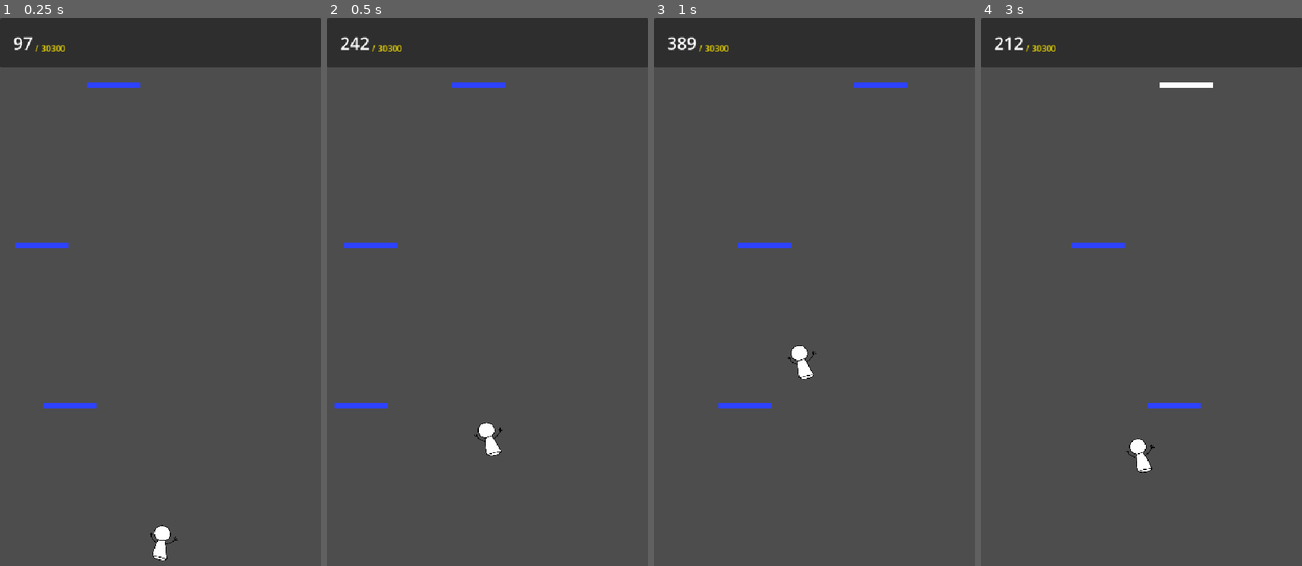
Above: before the commit, frames 1-4 (left to right).
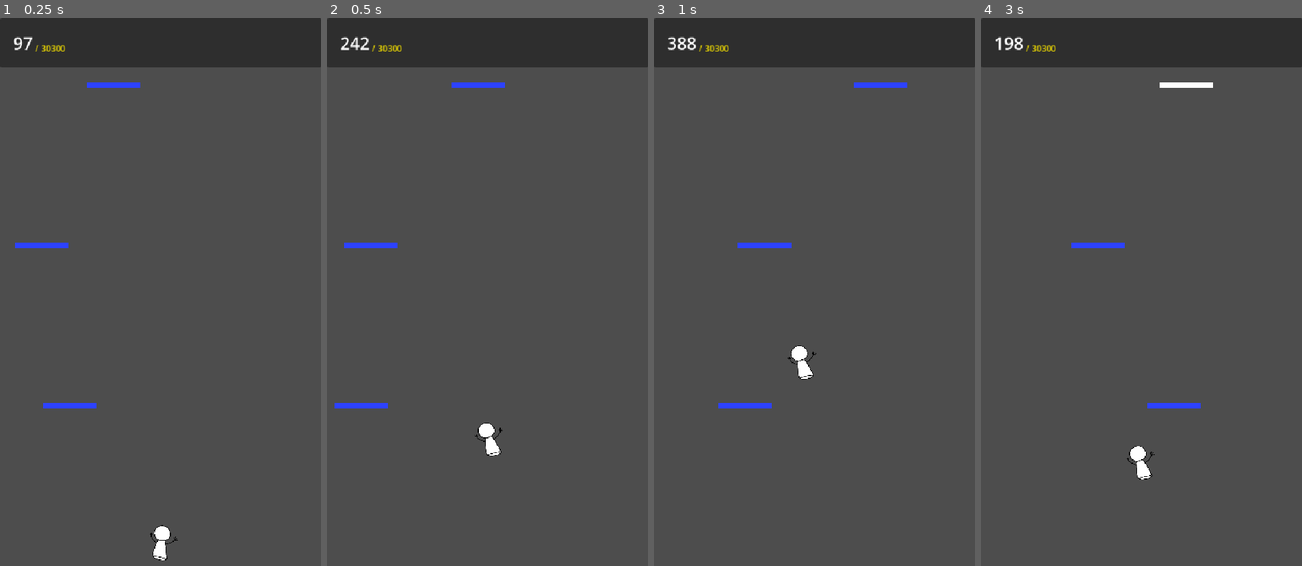
Above: after the commit, the same moments.

Repository: imLymei/mothers-day-game
Game: Godot game, scene res://Scenes/World/World.tscn
Same seed, same stepped clock (60 frames per second), same inputs: the game is played once before the commit and once after it.
Inputs (mouse positions are in pixels of both pictures, inside the frame that each line leads up to):
- Up to frame 1 (0.25 s): no input
- Up to frame 2 (0.5 s): no input
- Up to frame 3 (1 s): move the mouse to (798, 401) at 0.52 s; click (798, 401) at 0.67 s
- Up to frame 4 (3 s): drag from (1237, 374) to (1125, 401) at 1.27 s; move the mouse to (1045, 209) at 2.02 s; click (1045, 209) at 2.17 s; click "Tentar Novamente" at 2.75 s

Frame 1 is identical in both runs. In frame 2, less than 0.1% of the frame differs, in the area x 45-55%, y 73-80%; in frame 3, less than 0.1%; in frame 4, 0.4%, in the area x 4-55%, y 3-85%.

Commit message:
chore: change player collision to circle

Diff:
--- a/Scenes/Player/Player.tscn
+++ b/Scenes/Player/Player.tscn
@@ -3,8 +3,8 @@
 [ext_resource type="Script" uid="uid://cvwxjgj7fcm2i" path="res://Scenes/Player/Player.gd" id="1_ft8w5"]
 [ext_resource type="Texture2D" uid="uid://bqhsyhl53a727" path="res://Resources/MotherExample.png" id="2_ft8w5"]
 
-[sub_resource type="RectangleShape2D" id="RectangleShape2D_s0eop"]
-size = Vector2(75, 75)
+[sub_resource type="CircleShape2D" id="CircleShape2D_ft8w5"]
+radius = 37.0
 
 [sub_resource type="Animation" id="Animation_ude3g"]
 resource_name = "FALLING"
@@ -97,7 +97,7 @@
 
 [node name="CollisionShape2D" type="CollisionShape2D" parent="."]
 unique_name_in_owner = true
-shape = SubResource("RectangleShape2D_s0eop")
+shape = SubResource("CircleShape2D_ft8w5")
 
 [node name="AnimationPlayer" type="AnimationPlayer" parent="."]
 unique_name_in_owner = true
